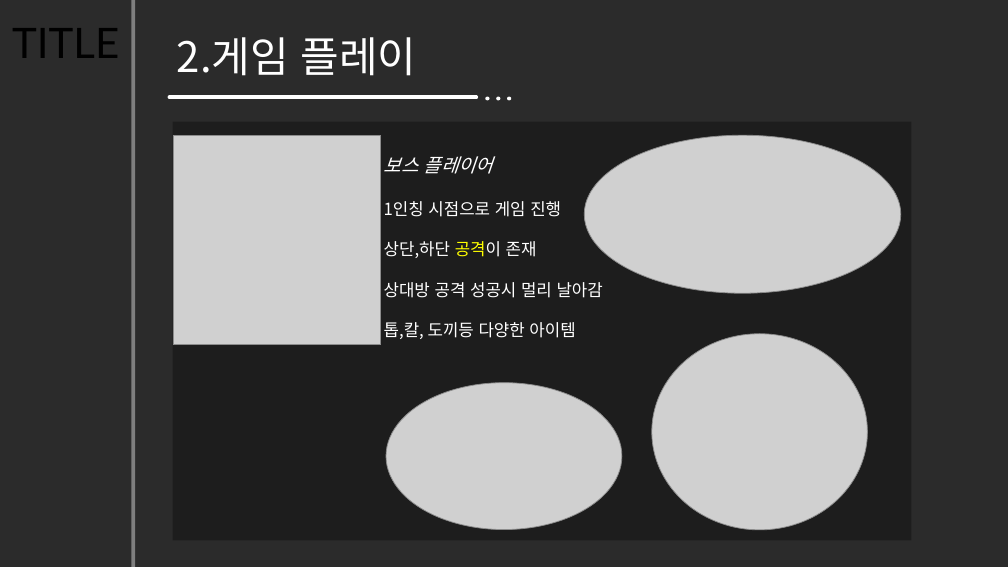
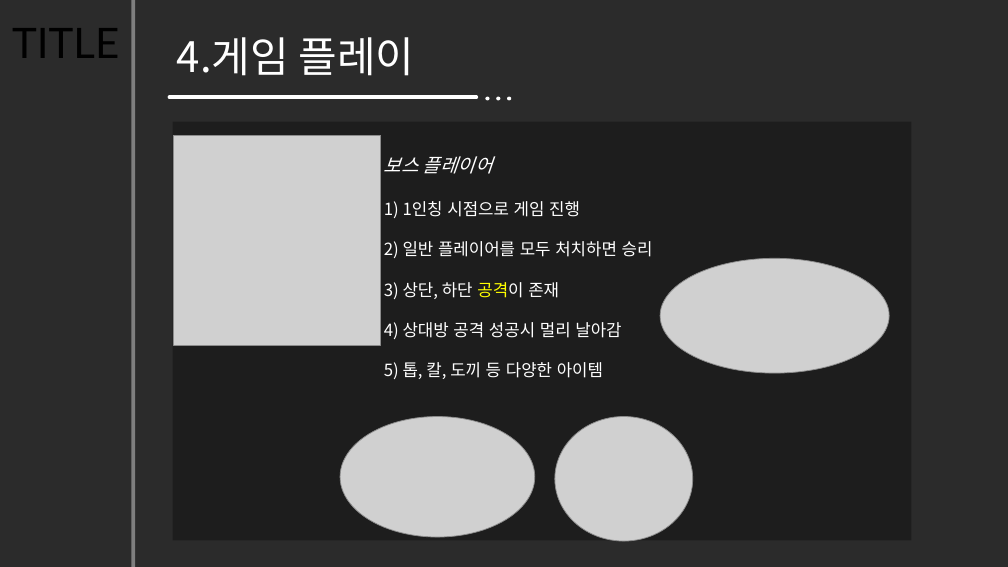
Before and after one commit to hajeongyeon/capstone_design, a slide deck: slide 7 of planning/2017.11.28(Week13).pptx (slide 8 before the commit). Drawn at 1008x567 pixels with LibreOffice and Linux fonts; fonts in the diff are those of the drawing; grey boxes stand for pictures; background and template pictures are left out; a plain dark background stands for a picture behind light text. Boxes give left, top, right and bottom in pixels: in the first picture for what was removed or moved away, otherwise in the second. Text is boxed around its words. In the diff, an @@ line names an element or a change of style, - is before the commit and + after.

Commit message:
게임 플레이 수정 및 일정 계획 추가

```diff
--- a/planning/2017.11.28(Week13).pptx
+++ b/planning/2017.11.28(Week13).pptx
@@ text at [177,37,414,76]: text changed @@
-2.게임 플레이
+4.게임 플레이
@@ text at [384,201,653,379]: text changed @@
-1인칭 시점으로 게임 진행
-상단,하단 공격이 존재
-상대방 공격 성공시 멀리 날아감
-톱,칼, 도끼등 다양한 아이템
+1) 1인칭 시점으로 게임 진행
+2) 일반 플레이어를 모두 처치하면 승리
+3) 상단, 하단 공격이 존재
+4) 상대방 공격 성공시 멀리 날아감
+5) 톱, 칼, 도끼 등 다양한 아이템
@@ picture: place and size @@
-picture at [585,135,901,293]
+picture at [660,259,889,374]
@@ picture: place and size @@
-picture at [386,383,622,529]
+picture at [340,417,535,537]
@@ picture: place and size @@
-picture at [652,333,867,529]
+picture at [555,417,693,541]
```
Also in this commit, not shown: 5 other slides changed, 3 slides removed.
